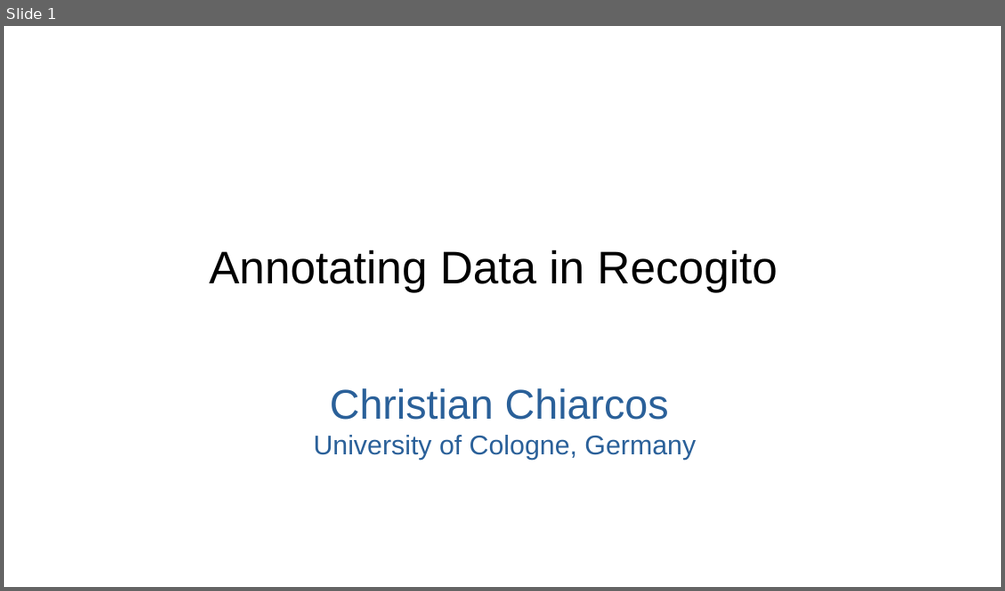
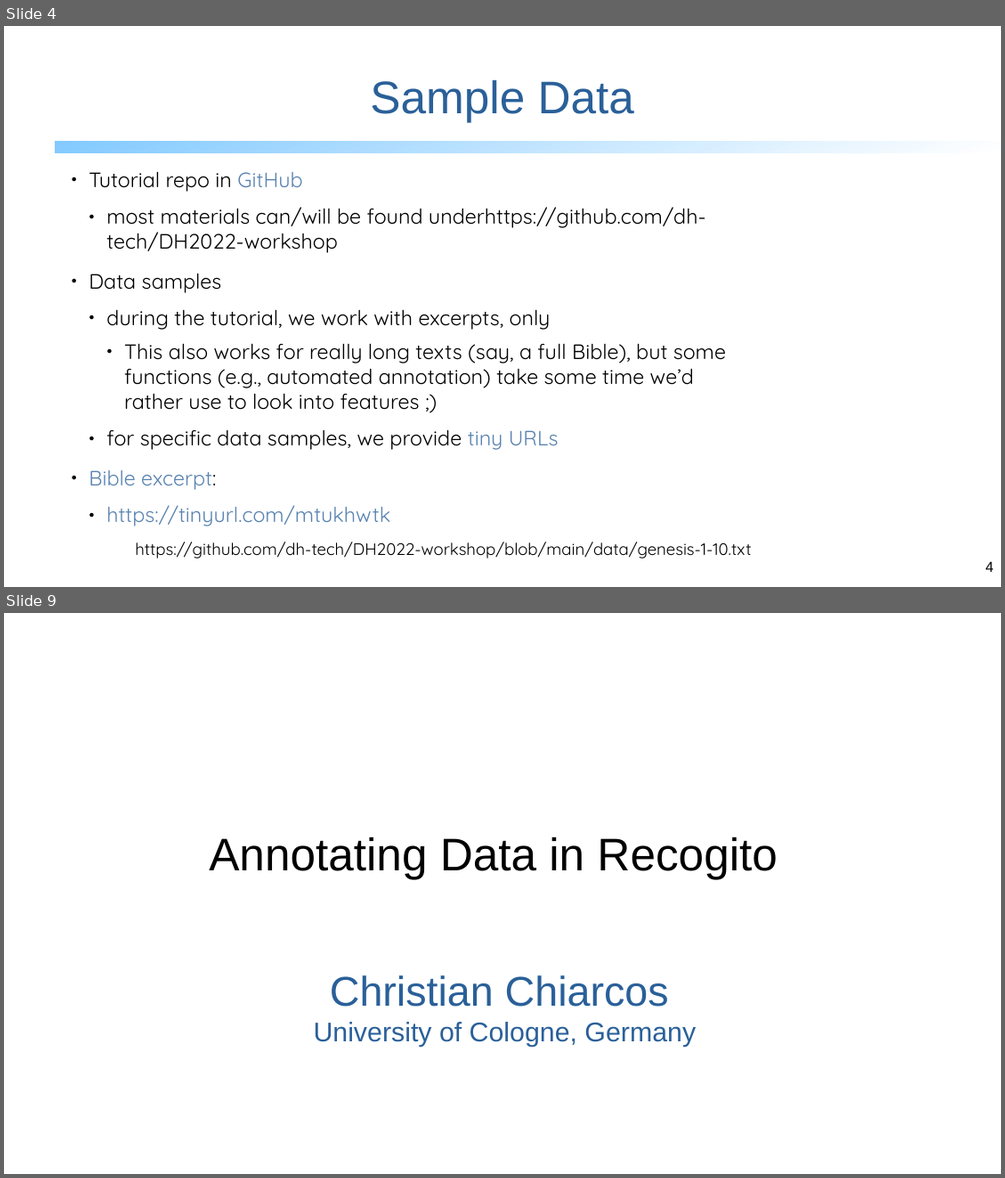
Before and after one commit to dh-tech/DH2022-workshop, a slide deck: slides/recogito.odp. Shown one above the other, each under a label of ours: slide 1 before the commit, slides 4 and 9 after it; the slides between them are not shown. The pictures are 1005x591 and 1005x1178 pixels, drawn with LibreOffice and Linux fonts; fonts in the diff are those of the drawing; background and template pictures are left out. Boxes give left, top, right and bottom in pixels: in the first picture for what was removed or moved away, otherwise in the second. Text is boxed around its words. In the diff, an @@ line names an element or a change of style, - is before the commit and + after.

```diff
--- a/slides/recogito.odp
+++ b/slides/recogito.odp
@@ slide 4 added at (x1=4, y1=26, x2=1001, y2=587), background #FFFFFF @@
@@ title added at (x1=370, y1=79, x2=634, y2=122), 44 pt, text #2A6099 @@
+Sample Data
@@ rectangle added at (x1=55, y1=142, x2=1001, y2=154), fill gradient #FFFFFF to #83CAFF @@
@@ text added at (x1=89, y1=171, x2=751, y2=558), 20 pt, text #000000 @@
+● Tutorial repo in GitHub
+  ● most materials can/will be found underhttps://github.com/dh-tech/DH2022-workshop
+● Data samples
+  ● during the tutorial, we work with excerpts, only
+    ● This also works for really long texts (say, a full Bible), but some functions (e.g., automated annotation) take some time we’d rather use to look into features ;)
+  ● for specific data samples, we provide tiny URLs
+● Bible excerpt:
+  ● https://tinyurl.com/mtukhwtk
+  https://github.com/dh-tech/DH2022-workshop/blob/main/data/genesis-1-10.txt
@@ rectangle added at (x1=736, y1=318, x2=1001, y2=587), fill #FFFFFF at 50% opacity, outline #FFFFFF 0 pt @@
@@ page number added at (x1=986, y1=561, x2=994, y2=572), 14 pt, text #000000 @@
+4
@@ what was slide 1 is now slide 9 @@
```
Also in this commit, not shown: 1 slide changed, 7 other slides added.
